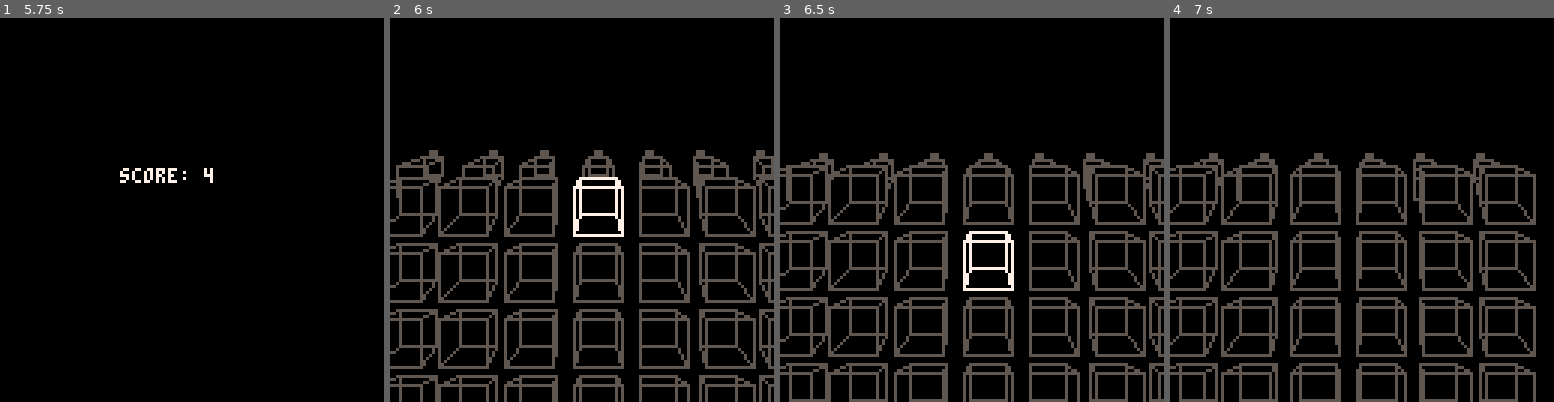
Above: before the commit, frames 1-4 (left to right).
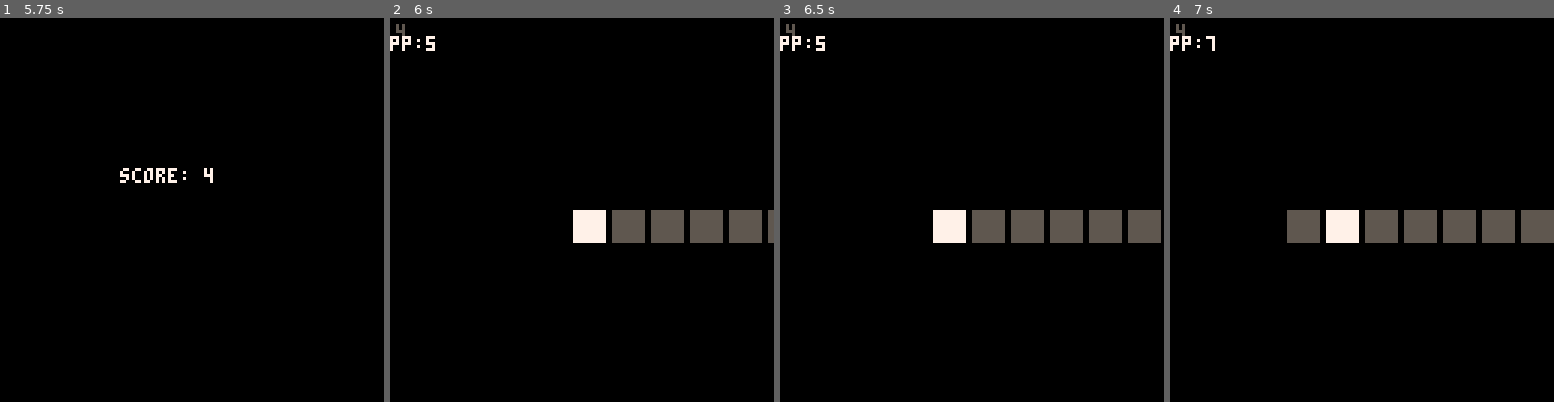
Above: after the commit, the same moments.

Repository: abemassry/dimensional-jump
Game: PICO-8 cartridge dimensional-jump.p8
Two runs of this game, one before a commit and one after it. Both use one fixed random seed, a clock stepped at 60 frames per second and the inputs below.
Inputs:
- Up to frame 1 (5.75 s): tap X (X key) at 0.33, 1.07, 1.85, 2.97, 4.08, 5.2 s; tap O (Z key) at 0.7, 1.7, 2.1, 2.5, 2.9, 3.3, 3.7, 4.1, 4.5, 4.9, 5.3, 5.7 s; hold Right 1.6-2.1 s; hold Up 2.15-2.42 s; hold Right 2.47-3.03 s; hold Left 3.08-3.58 s; hold Down 3.63-3.97 s; hold Right 4.02-4.68 s; hold Up 4.73-5.03 s; hold Left 5.08-5.68 s; hold Down from 5.73 s (still down)
- Up to frame 2 (6 s): keep holding Down
- Up to frame 3 (6.5 s): release Down at 6.03 s; hold Right from 6.08 s (still down); tap O (Z key) at 6.1 s; tap X (X key) at 6.32 s
- Up to frame 4 (7 s): tap O (Z key) at 6.5, 6.9 s; release Right at 6.58 s; hold Right from 6.63 s (still down)

Frame 1 is identical in both runs. In frame 2, 21% of the frame differs, in the area x 0-100%, y 1-100%; in frame 3, 21%; in frame 4, 20%.

Commit message:
started on enemy

Diff:
--- a/dimensional-jump.p8
+++ b/dimensional-jump.p8
@@ -152,6 +152,8 @@
 		fall_anim = 0,
 		falling = false,
 		fall_override = false,
+		enemy_visible = false,
+		enemy_pos = 0,
 		t=0,
 		update=function(self)
 			-- handle right button press
@@ -164,6 +166,7 @@
 				self.allow_timer = true
 				self.dash_jump = true
 				sfx(63)
+				if (self.enemy_visible and flr(rnd(3)) > 2) self.enemy_pos += 2
 			elseif (self.right_released and self.player_screen_pos < 130 and self.falling == false) then
 				self.start_pos-=1
 				self.end_pos-=1
@@ -171,6 +174,7 @@
 				self.allow_timer = true
 				self.dash_jump = false
 				sfx(62)
+				if (self.enemy_visible and flr(rnd(3)) > 2) self.enemy_pos += 2
 			end
 			if self.allow_timer then
 				self.t += 1
@@ -186,6 +190,11 @@
 				self.end_pos-=1
 				self.tick_timer = 0
 				self.dash_jump = false
+			end
+
+			if (self.player_pos > 31 and self.enemy_visible == false and flr(rnd(3)) > 2) then
+				self.enemy_visible = true
+				self.enemy_pos = self.player_pos - 6
 			end
 		end,
 		draw=function(self)
@@ -195,7 +204,9 @@
 			local count=0
 			local dashx = 0
 			local drops = {15, 21, 28, 35, 42}
+			--             25  37  51  65  79
 			local x1, x2 = 0
+			local player_local = self.player_pos - ( (self.player_pos - 5) / 2 )
 			if (self.falling and self.tick_timer % 4 == 0) self.fall_anim += 1
 			if (self.fall_anim == 1 and self.tick_timer % 4 == 0) sfx(61)
 			if (self.fall_anim > 6) then
@@ -218,6 +232,12 @@
 					dashx = x1
 					self.player_screen_pos = x2
 				end
+
+				if(count == self.enemy_pos) then
+					c = 8
+				end
+
+				if (count == self.player_pos - 2 and self.player_pos > 31) c = 8
 				if (i == self.end_tile) c = 11
 
 				if (count == self.player_pos and i >= self.end_tile) then
@@ -227,6 +247,8 @@
 
 				for drop in all(drops) do
 					if (i == drop) c = 1
+					-- 79 - ((79-5)/2)
+					-- if (self.player_pos > 31 and x2 > 64 and i == (player_local - 2)) c = 8
 				end
 				print('pp:'..self.player_pos, 0, 6, 7)
 				if (count < self.player_pos and count < 5) c = 0
@@ -881,7 +903,7 @@
 	transition_timer = 0
 
 	-- TODO: debug
-	level = 2
+	-- level = 2
 	-- TODO: debug
 	if level == 0 then
 		if (reset_stage) then
